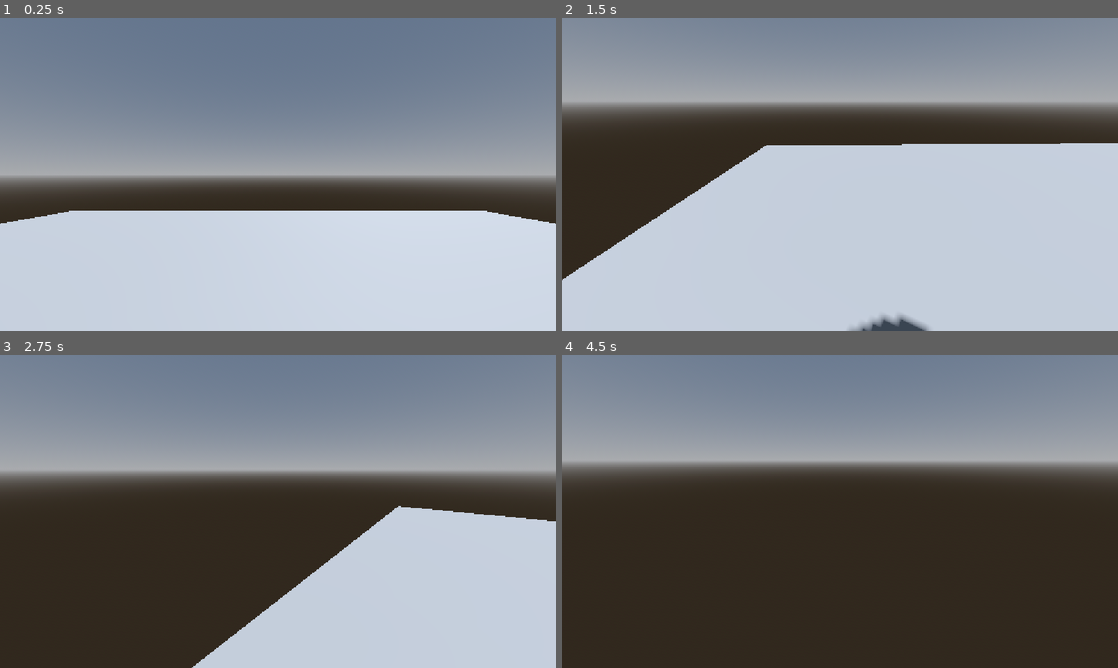
Above: before the commit, frames 1-4 (two rows, left to right).
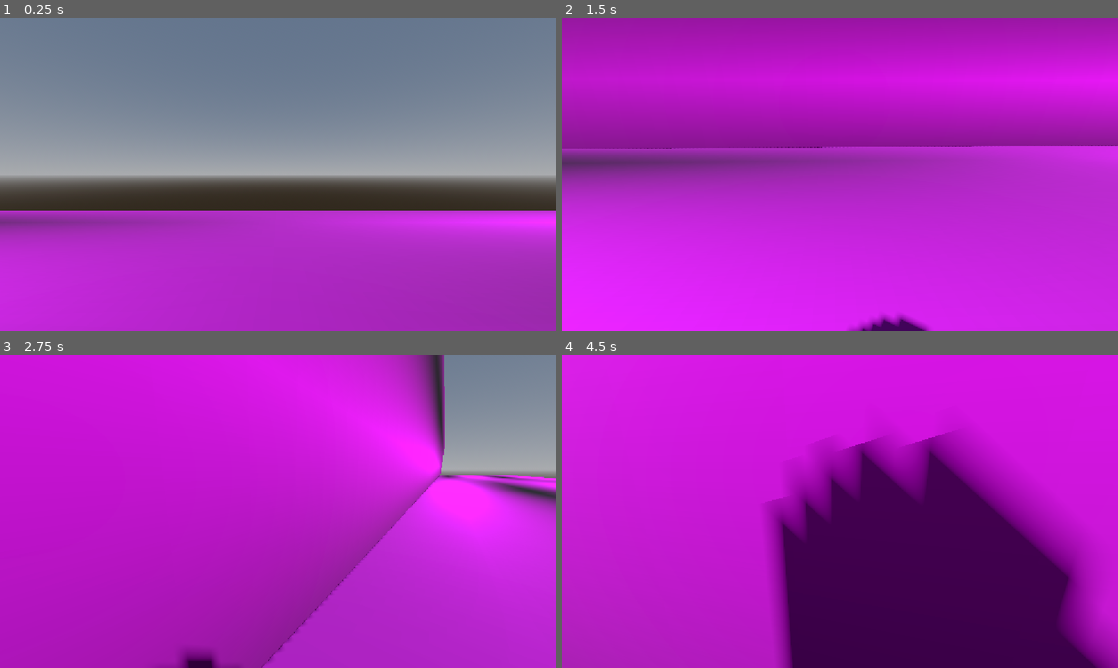
Above: after the commit, the same moments.

Repository: r-the-person/return-godot
Game: Godot game, scene res://scenes/game.tscn
The game is run twice, just before and just after one commit, with the same random seed, the same clock (stepped at 60 frames per second) and the same inputs.
Inputs (mouse positions are in pixels of both pictures, inside the frame that each line leads up to):
- Up to frame 1 (0.25 s): no input
- Up to frame 2 (1.5 s): tap Enter (ui_accept) at 0.5, 0.77 s; move the mouse to (962, 158) at 0.52 s; hold D (right) 0.53-1.28 s; hold Shift (sprint) 0.53-1.28 s; click (962, 158) at 0.67 s; move the mouse to (812, 174) at 1.27 s; hold W (forward) from 1.28 s (still down); tap Shift (sprint) at 1.35 s
- Up to frame 3 (2.75 s): keep holding W (forward); tap Enter (ui_accept) at 1.52 s; move the mouse to (289, 505) at 2.02 s; hold Shift (sprint) from 2.03 s (still down)
- Up to frame 4 (4.5 s): keep holding W (forward); move the mouse to (834, 517) at 2.77 s; release Shift (sprint) at 2.78 s; tap Shift (sprint) at 2.85, 4.35 s; tap Enter (ui_accept) at 3.02, 3.77 s; move the mouse to (878, 514) at 3.52 s; hold Shift (sprint) 3.53-4.28 s; move the mouse to (795, 508) at 4.27 s

The runs differ from the first frame. In frame 1, 38% of the frame differs, in the area x 0-100%, y 61-100%; in frame 2, 100%, in the area x 0-100%, y 0-100%; in frame 3, 92%; in frame 4, 100%.

Commit message:
Move player.gd and add floor and wall to scene

Diff:
--- a/scenes/game.tscn
+++ b/scenes/game.tscn
@@ -15,10 +15,26 @@
 glow_enabled = true
 
 [sub_resource type="PlaneMesh" id="PlaneMesh_778sk"]
-size = Vector2(20, 20)
+size = Vector2(200, 20)
+
+[sub_resource type="NoiseTexture2D" id="NoiseTexture2D_0tnpc"]
+
+[sub_resource type="StandardMaterial3D" id="StandardMaterial3D_uwrxv"]
+albedo_texture = SubResource("NoiseTexture2D_0tnpc")
 
 [sub_resource type="ConcavePolygonShape3D" id="ConcavePolygonShape3D_uwrxv"]
-data = PackedVector3Array(10, 0, 10, -10, 0, 10, 10, 0, -10, -10, 0, 10, -10, 0, -10, 10, 0, -10)
+data = PackedVector3Array(100, 0, 10, -100, 0, 10, 100, 0, -10, -100, 0, 10, -100, 0, -10, 100, 0, -10)
+
+[sub_resource type="BoxMesh" id="BoxMesh_uwrxv"]
+size = Vector3(200, 10, 1)
+
+[sub_resource type="NoiseTexture2D" id="NoiseTexture2D_lnu2h"]
+
+[sub_resource type="StandardMaterial3D" id="StandardMaterial3D_yqjtg"]
+albedo_texture = SubResource("NoiseTexture2D_lnu2h")
+
+[sub_resource type="ConcavePolygonShape3D" id="ConcavePolygonShape3D_yqjtg"]
+data = PackedVector3Array(-100, 5, 0.5, 100, 5, 0.5, -100, -5, 0.5, 100, 5, 0.5, 100, -5, 0.5, -100, -5, 0.5, 100, 5, -0.5, -100, 5, -0.5, 100, -5, -0.5, -100, 5, -0.5, -100, -5, -0.5, 100, -5, -0.5, 100, 5, 0.5, 100, 5, -0.5, 100, -5, 0.5, 100, 5, -0.5, 100, -5, -0.5, 100, -5, 0.5, -100, 5, -0.5, -100, 5, 0.5, -100, -5, -0.5, -100, 5, 0.5, -100, -5, 0.5, -100, -5, -0.5, 100, 5, 0.5, -100, 5, 0.5, 100, 5, -0.5, -100, 5, 0.5, -100, 5, -0.5, 100, 5, -0.5, -100, -5, 0.5, 100, -5, 0.5, -100, -5, -0.5, 100, -5, 0.5, 100, -5, -0.5, -100, -5, -0.5)
 
 [node name="Game" type="Node3D" unique_id=1464355260]
 
@@ -32,10 +48,21 @@
 [node name="Player" parent="." unique_id=1377711937 instance=ExtResource("1_uwrxv")]
 transform = Transform3D(1, 0, 0, 0, 1, 0, 0, 0, 1, 0, 1.1199045, 0)
 
-[node name="MeshInstance3D" type="MeshInstance3D" parent="." unique_id=526182143]
+[node name="Floor" type="MeshInstance3D" parent="." unique_id=526182143]
 mesh = SubResource("PlaneMesh_778sk")
+surface_material_override/0 = SubResource("StandardMaterial3D_uwrxv")
 
-[node name="StaticBody3D" type="StaticBody3D" parent="MeshInstance3D" unique_id=616347733]
+[node name="StaticBody3D" type="StaticBody3D" parent="Floor" unique_id=1297147637]
 
-[node name="CollisionShape3D" type="CollisionShape3D" parent="MeshInstance3D/StaticBody3D" unique_id=451672743]
+[node name="CollisionShape3D" type="CollisionShape3D" parent="Floor/StaticBody3D" unique_id=778841720]
 shape = SubResource("ConcavePolygonShape3D_uwrxv")
+
+[node name="Wall 1" type="MeshInstance3D" parent="." unique_id=333748658]
+transform = Transform3D(1, 0, 0, 0, 1, 0, 0, 0, 1, 0, 5, 10)
+mesh = SubResource("BoxMesh_uwrxv")
+surface_material_override/0 = SubResource("StandardMaterial3D_yqjtg")
+
+[node name="StaticBody3D" type="StaticBody3D" parent="Wall 1" unique_id=1696830457]
+
+[node name="CollisionShape3D" type="CollisionShape3D" parent="Wall 1/StaticBody3D" unique_id=672132084]
+shape = SubResource("ConcavePolygonShape3D_yqjtg")
--- a/scenes/player.tscn
+++ b/scenes/player.tscn
@@ -1,6 +1,6 @@
 [gd_scene format=3 uid="uid://434mst7pc15y"]
 
-[ext_resource type="Script" uid="uid://dd4vtaq60kxyr" path="res://scenes/player.gd" id="1_3vyb7"]
+[ext_resource type="Script" uid="uid://dd4vtaq60kxyr" path="res://scripts/player.gd" id="1_3vyb7"]
 
 [sub_resource type="CapsuleMesh" id="CapsuleMesh_778sk"]
 
Renamed: scenes/player.gd -> scripts/player.gd
Renamed: scenes/player.gd.uid -> scripts/player.gd.uid
